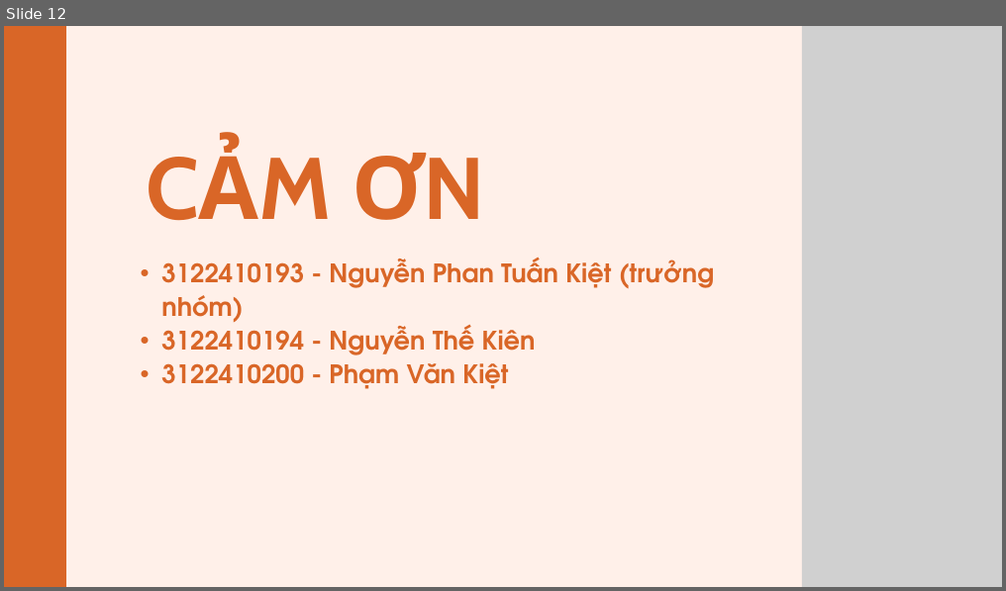
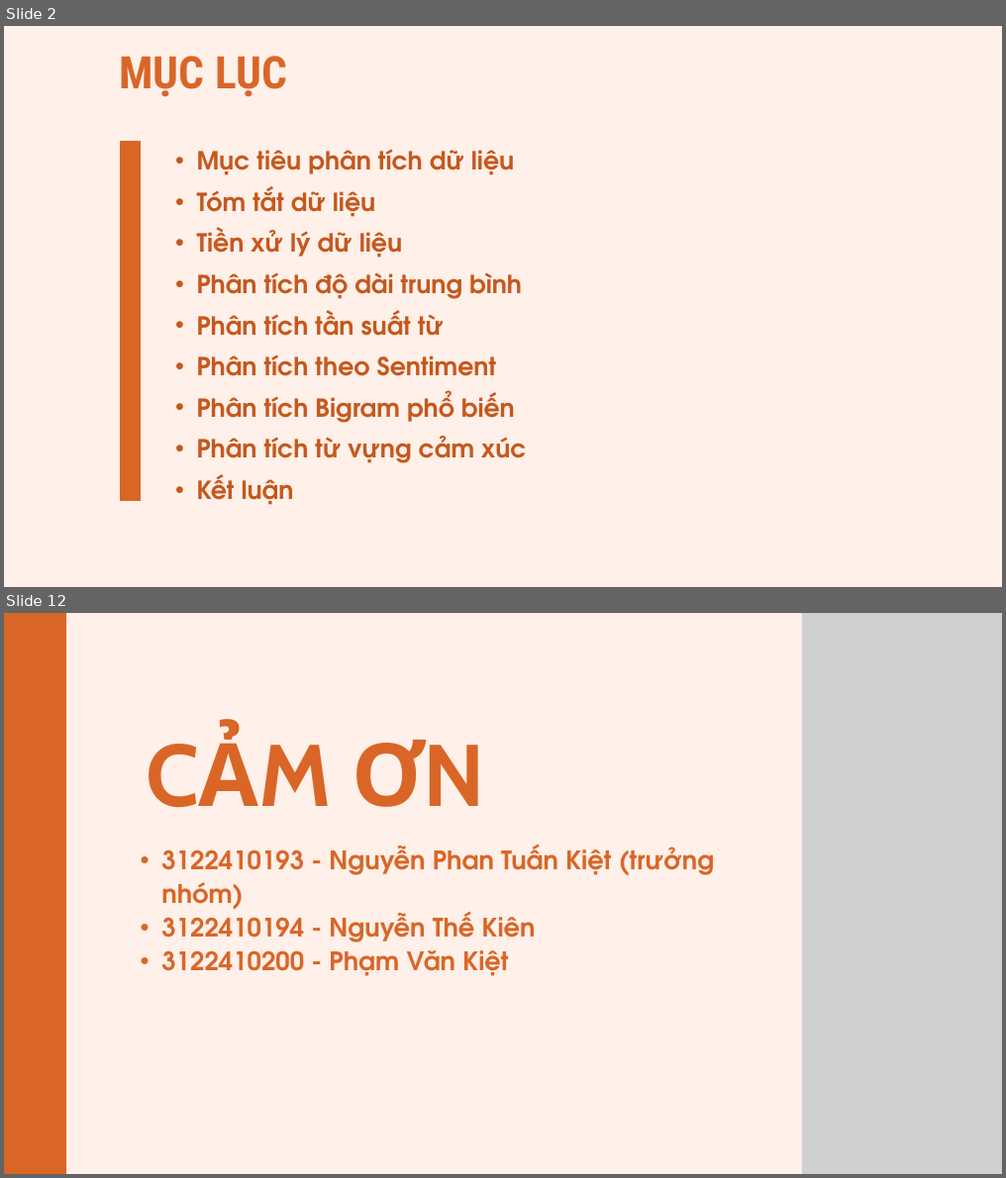
Before and after one commit to kietng04/NCKH, a slide deck: Bài 4 - Khảo sát đề tài/EDA Analyst.pptx. Shown one above the other, each under a label of ours: slide 12 before the commit, slides 2 and 12 after it; the slides between them are not shown. The pictures are 1006x591 and 1006x1178 pixels, drawn with LibreOffice and Linux fonts; fonts in the diff are those of the drawing; grey boxes stand for pictures. Boxes give left, top, right and bottom in pixels: in the first picture for what was removed or moved away, otherwise in the second. Text is boxed around its words. In the diff, an @@ line names an element or a change of style, - is before the commit and + after.

```diff
--- a/Bài 4 - Khảo sát đề tài/EDA Analyst.pptx
+++ b/Bài 4 - Khảo sát đề tài/EDA Analyst.pptx
@@ slide 2 added at <box>4,26,1002,587</box>, background #FFF0E9 @@
@@ text added at <box>120,56,287,97</box>, 64.8 pt, text #D96627, bold @@
+MỤC LỤC
@@ freeform shape added at <box>120,141,141,500</box>, fill #D96627 @@
@@ text added at <box>197,149,526,505</box>, 36 pt, text #C5581D, bold @@
+  • Mục tiêu phân tích dữ liệu
+  • Tóm tắt dữ liệu
+  • Tiền xử lý dữ liệu
+  • Phân tích độ dài trung bình
+  • Phân tích tần suất từ
+  • Phân tích theo Sentiment
+  • Phân tích Bigram phổ biến
+  • Phân tích từ vựng cảm xúc
+  • Kết luận
```
Also in this commit, not shown: 4 slides changed, 6 other slides added, 7 slides removed.
